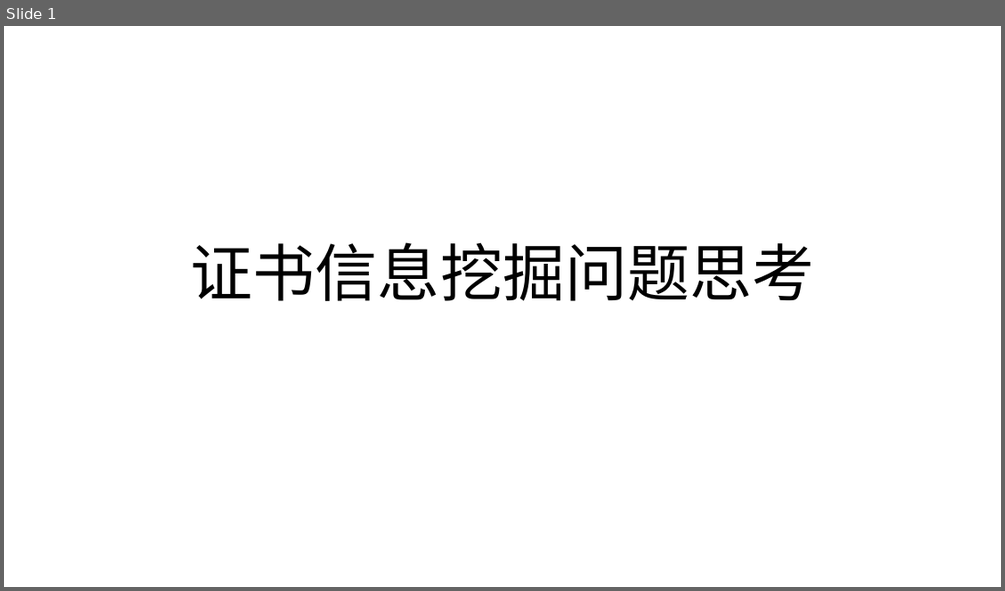
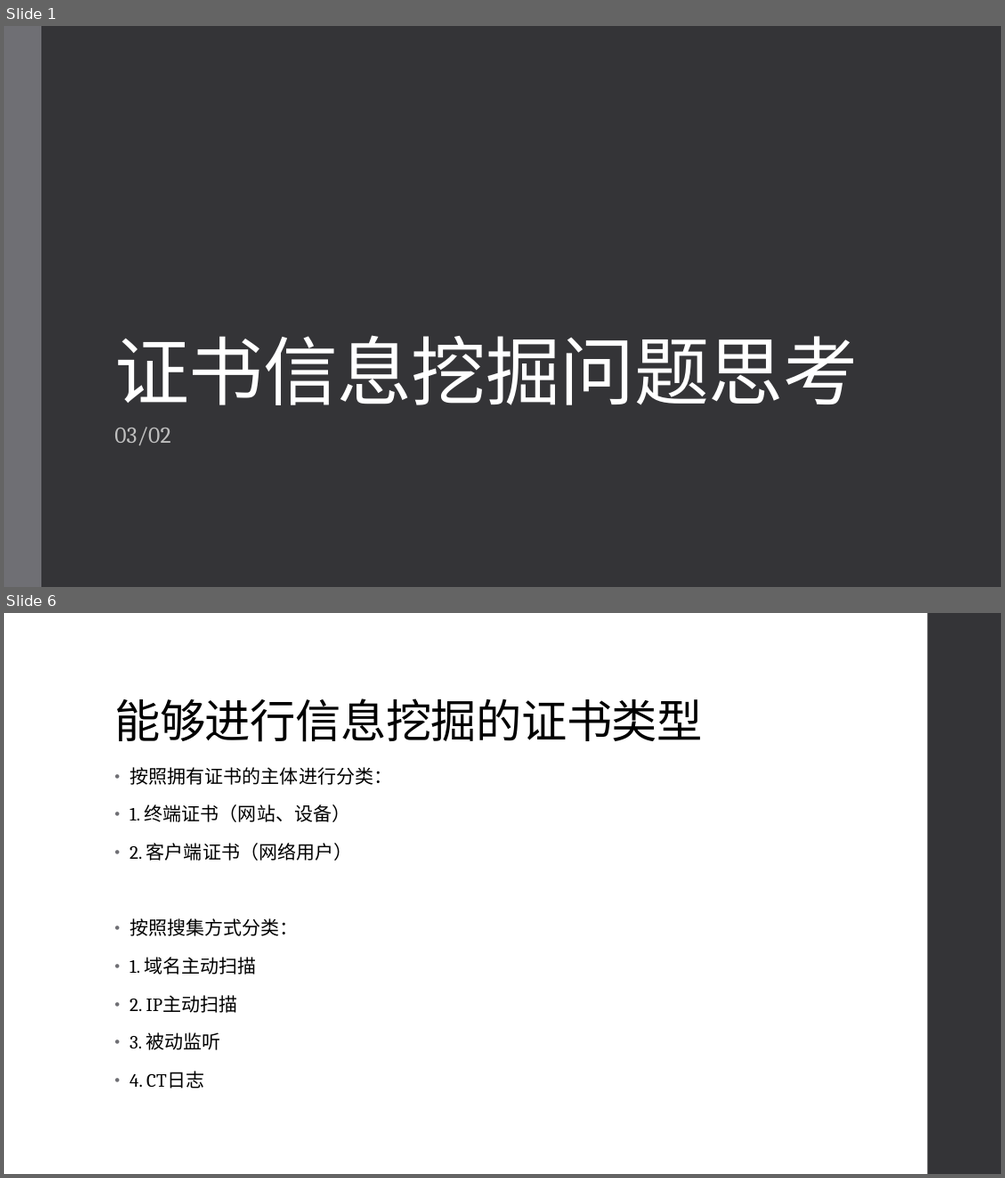
Before and after one commit to netsyscode/SSL-TLS-Certificate, a slide deck: 研究问题思考.pptx. Shown one above the other, each under a label of ours: slide 1 before the commit, slides 1 and 6 after it; the slides between them are not shown. The pictures are 1005x591 and 1005x1178 pixels, drawn with LibreOffice and Linux fonts; fonts in the diff are those of the drawing. Boxes give left, top, right and bottom in pixels: in the first picture for what was removed or moved away, otherwise in the second. Text is boxed around its words. In the diff, an @@ line names an element or a change of style, - is before the commit and + after.

```diff
--- a/研究问题思考.pptx
+++ b/研究问题思考.pptx
@@ slide 6 added at (4, 613, 1001, 1174), background #FFFFFF @@
@@ rectangle added at (928, 613, 1001, 1174), fill #353537 @@
@@ title added at (114, 698, 703, 742), 44 pt, text #000000 @@
+能够进行信息挖掘的证书类型
@@ text added at (129, 767, 392, 1088), 18 pt, text #000000 @@
+• 按照拥有证书的主体进行分类：
+• 1. 终端证书（网站、设备）
+• 2. 客户端证书（网络用户）
+• 按照搜集方式分类：
+• 1. 域名主动扫描
+• 2. IP主动扫描
+• 3. 被动监听
+• 4. CT日志
@@ slide 1 changed as well @@
@@ background #FFFFFF to #353537 @@
@@ rectangle added at (4, 26, 41, 587), fill #6F6F74 @@
@@ title "证书信息挖掘问题思考": place and size @@
-title "证书信息挖掘问题思考" at (191, 242, 814, 301)
+title "证书信息挖掘问题思考" at (114, 335, 858, 405)
@@ title "证书信息挖掘问题思考" at (114, 335, 858, 405): size 60 to 72 pt, font Calibri to Cambria, text colour #000000 to #FFFFFF, letter spacing 0 to -0.5 pt; alignment centre to left; line spacing 0.9 to 0.85 @@
@@ subtitle added at (114, 426, 170, 445), 22 pt, text #BFBFBF @@
+03/02
```
Also in this commit, not shown: 1 other slide changed, 12 other slides added, 1 slide removed.
